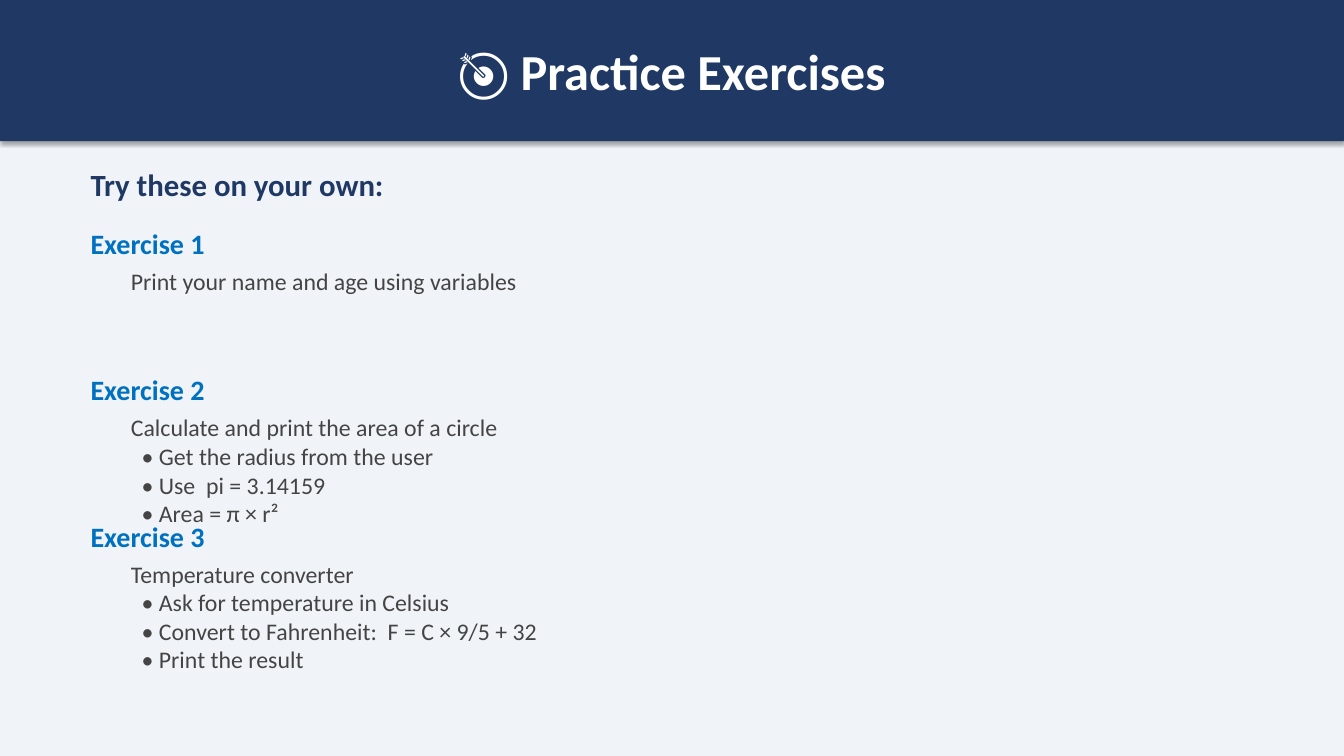
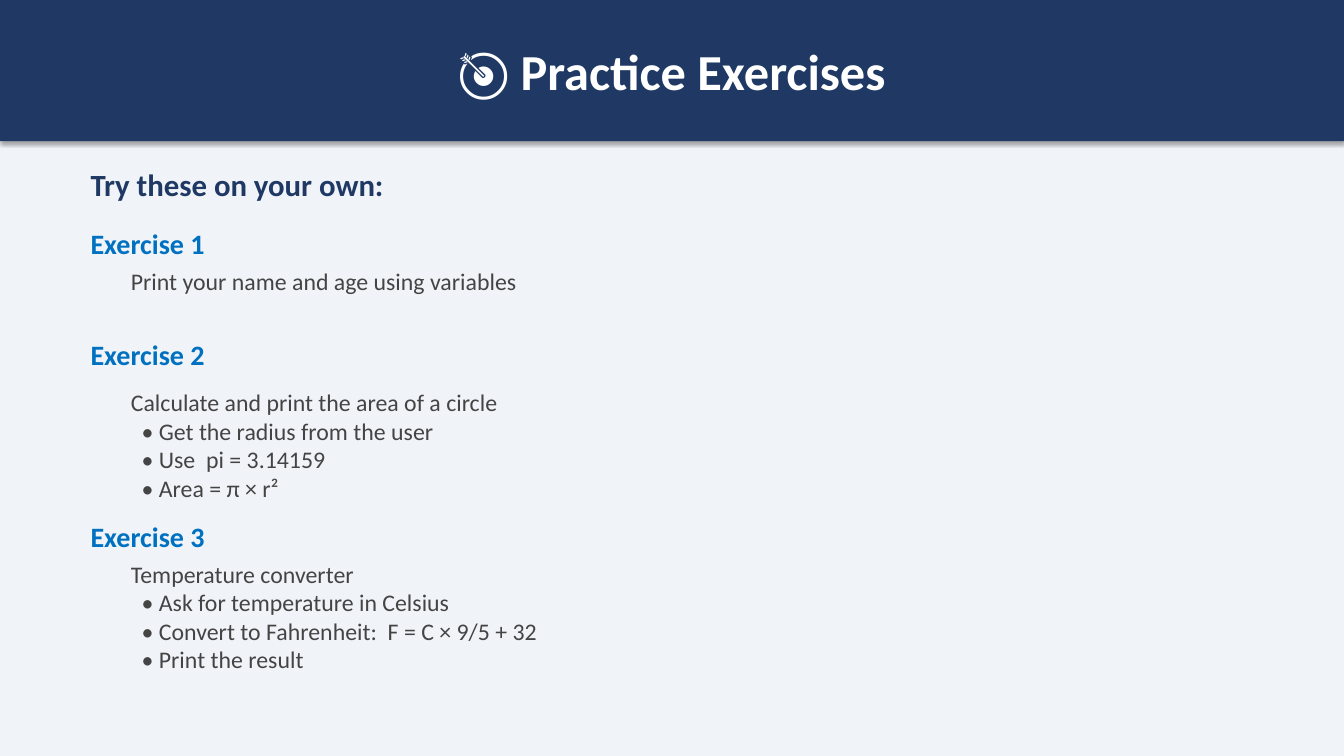
Before and after one commit to cvc-comanescu-catalin/python-course, a slide deck: slide 30 of slides/session1_intro_and_basics.pptx (slide 25 before the commit). Drawn at 1344x756 pixels with LibreOffice and Linux fonts; fonts in the diff are those of the drawing. Boxes give left, top, right and bottom in pixels: in the first picture for what was removed or moved away, otherwise in the second. Text is boxed around its words. In the diff, an @@ line names an element or a change of style, - is before the commit and + after.

```diff
--- a/slides/session1_intro_and_basics.pptx
+++ b/slides/session1_intro_and_basics.pptx
@@ text "Exercise 2": place and size @@
-text "Exercise 2" at [91, 380, 204, 401]
+text "Exercise 2" at [91, 345, 204, 366]
@@ text "Calculate and print the area ..." rewrapped from [131, 419, 497, 529] to [131, 394, 497, 497] @@
```
Also in this commit, not shown: 12 other slides changed, 6 slides added, 2 slides removed, 7 other files.
